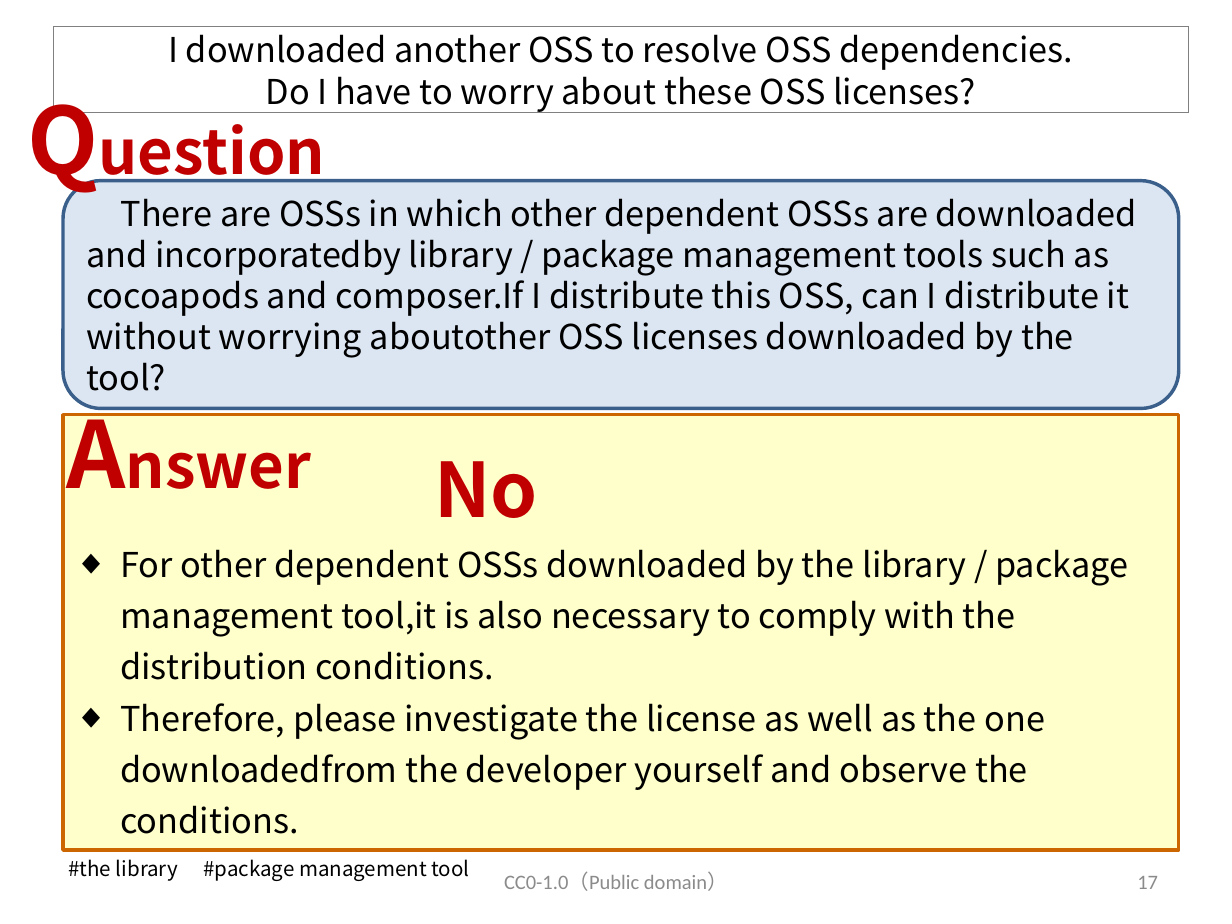
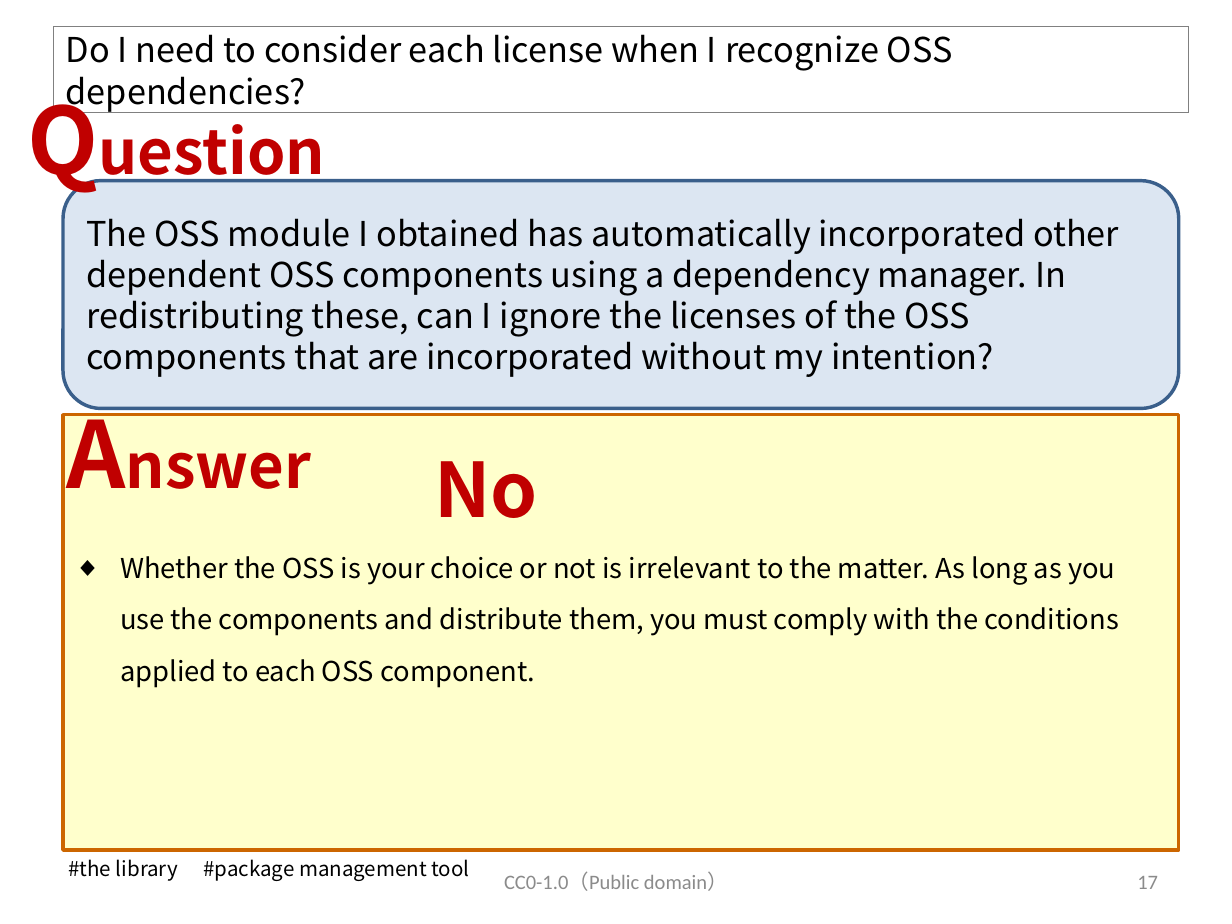
Before and after one commit to OpenChain-Project/OpenChain-JWG, a slide deck: slide 18 of Education_Material/FAQ/Misunderstandings_of_OSS_licenses_CC0.pptx. Drawn at 1232x924 pixels with LibreOffice and Linux fonts; fonts in the diff are those of the drawing. Boxes give left, top, right and bottom in pixels: in the first picture for what was removed or moved away, otherwise in the second. Text is boxed around its words. In the diff, an @@ line names an element or a change of style, - is before the commit and + after.

```diff
--- a/Education_Material/FAQ/Misunderstandings_of_OSS_licenses_CC0.pptx
+++ b/Education_Material/FAQ/Misunderstandings_of_OSS_licenses_CC0.pptx
@@ title at [66,34,953,113]: text changed @@
-I downloaded another OSS to resolve OSS dependencies.
-Do I have to worry about these OSS licenses?
+Do I need to consider each license when I recognize OSS dependencies?
@@ text in rounded rectangle at [86,218,1119,377]: text changed @@
-There are OSSs in which other dependent OSSs are downloaded and incorporatedby library / package management tools such as cocoapods and composer.If I distribute this OSS, can I distribute it without worrying aboutother OSS licenses downloaded by the tool?
+The OSS module I obtained has automatically incorporated other dependent OSS components using a dependency manager. In redistributing these, can I ignore the licenses of the OSS components that are incorporated without my intention?
@@ text at [120,556,1119,688]: text changed; size 20 to 16 pt @@
-◆ For other dependent OSSs downloaded by the library / package management tool,it is also necessary to comply with the distribution conditions.
-◆ Therefore, please investigate the license as well as the one downloadedfrom the developer yourself and observe the conditions.
+◆ Whether the OSS is your choice or not is irrelevant to the matter. As long as you use the components and distribute them, you must comply with the conditions applied to each OSS component.
```
Also in this commit, not shown: 21 other slides changed, 7 slides added.
